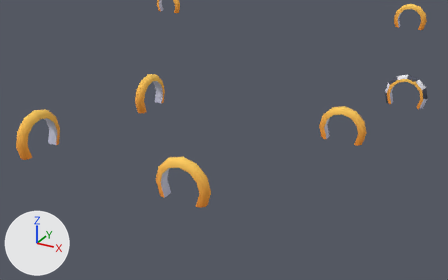
Renders of the glTF model frontend/public/models/maps/map1/gates.glb from each side of a commit.
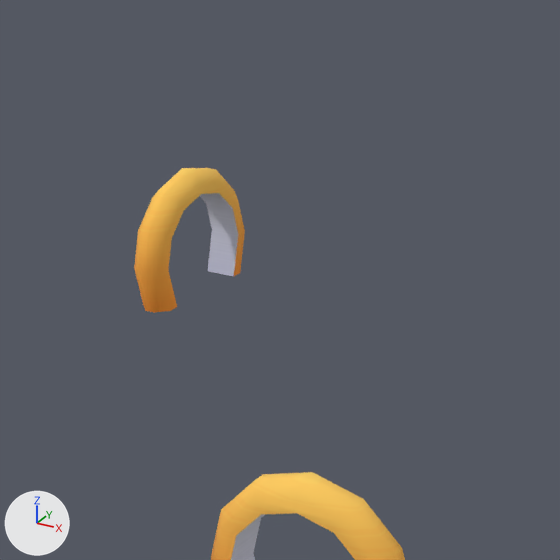
Each version is shown from a camera (50 mm lens) standing at (9.52, -46.26, 16.82) and looking at (-9.84, -11.07, -0.78), then close up on the part from 22% to 56% of the width and 10% to 64% of the height. The axes (+X, +Y, +Z) are drawn at lower left. The lights are the same throughout. Where no turn or scale is listed for an object, it has been applied to the vertices.

The first close-up shows 'gate-1', 'gate-3'.
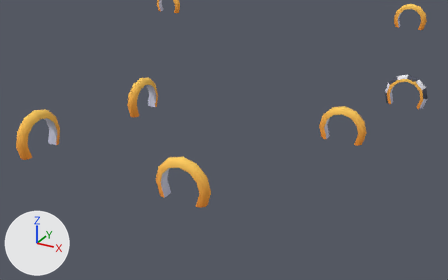
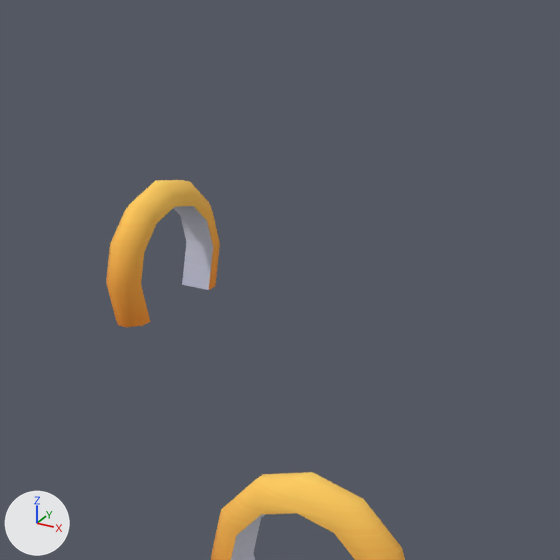
Boxes [x1, y1, x2, y2] around the edits, measured in the close-ups (560 x 560 px):
```json
{"object": "gate-1", "change": "moved", "before": [134, 168, 245, 313], "after": [106, 180, 220, 327]}
```

Edits to the scene script, one JSON object a line:
```json
{"op": "set", "path": "ob_gate_1.location", "old": "(-15.28, -12.1, 1.06)", "new": "(-15.28, -12.97, 1.06)"}
```
